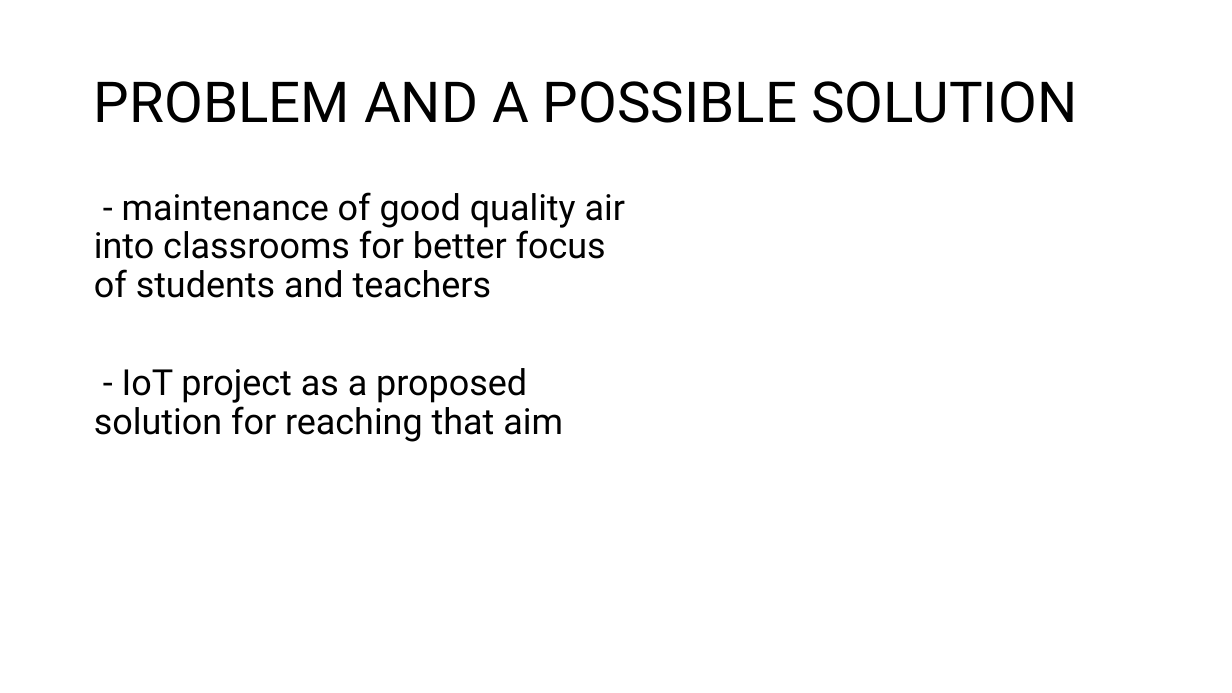
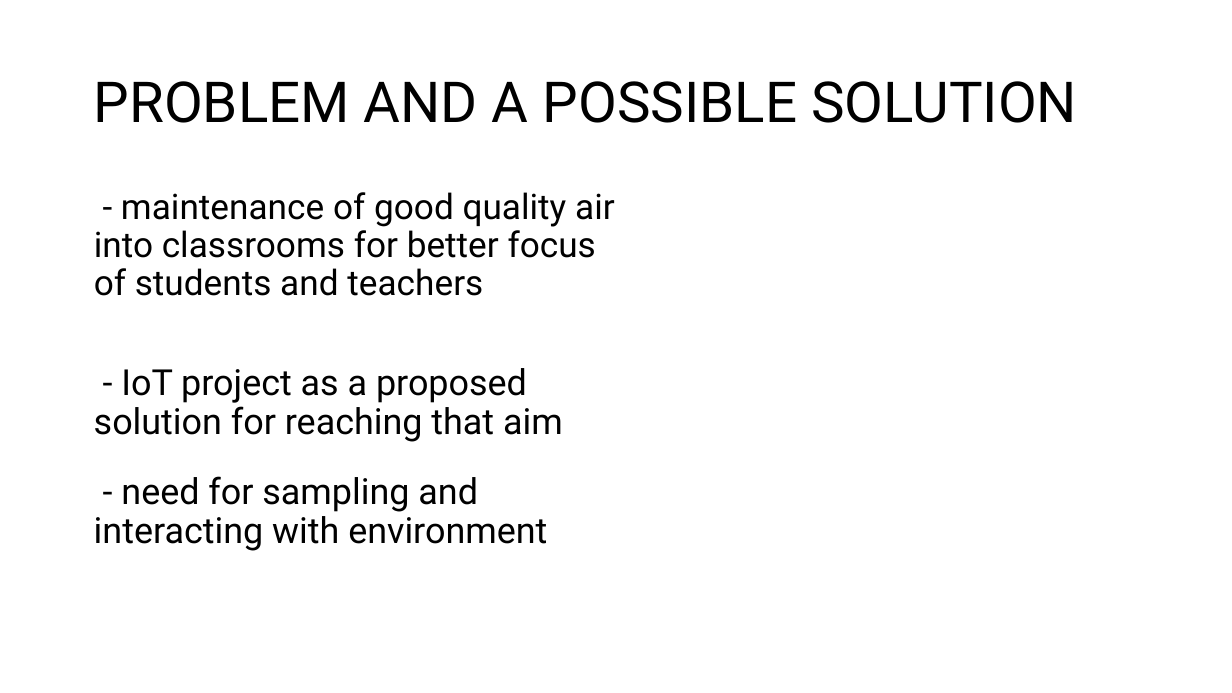
Before and after one commit to LorenzoPecorari/iot_project, a slide deck: slide 2 of iot_pres.pptx. Drawn at 1232x693 pixels with LibreOffice and Linux fonts; fonts in the diff are those of the drawing. Boxes give left, top, right and bottom in pixels: in the first picture for what was removed or moved away, otherwise in the second. Text is boxed around its words. In the diff, an @@ line names an element or a change of style, - is before the commit and + after.

```diff
--- a/iot_pres.pptx
+++ b/iot_pres.pptx
@@ text "- maintenance of good quality ..." at box(94, 192, 615, 296): size 28 to 27.4 pt @@
@@ text added at box(94, 476, 547, 551), 28 pt, text #000000 @@
+- need for sampling and interacting with environment
```
Also in this commit, not shown: 4 other slides changed, 46 other files.
